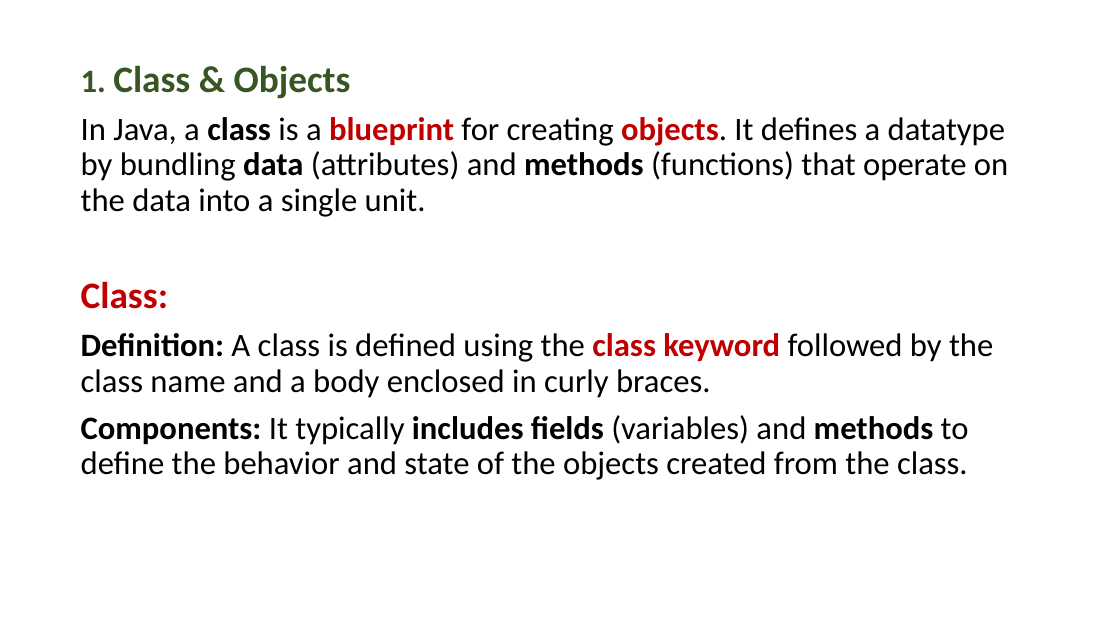
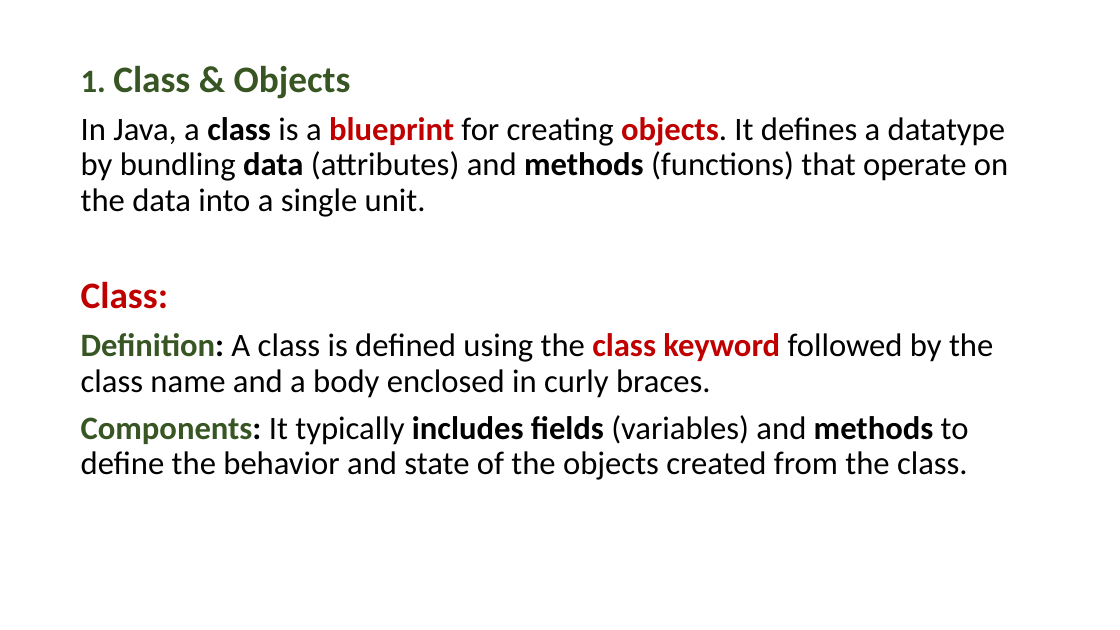
Before and after one commit to PRAMOD-VISHNU-NAIK/MCA-2nd-Sem-Shridevi-College, a slide deck: slide 49 of Theory Class-Notes/Java MCA-2.pptx. Drawn at 1120x630 pixels with LibreOffice and Linux fonts; fonts in the diff are those of the drawing. Boxes give left, top, right and bottom in pixels: in the first picture for what was removed or moved away, otherwise in the second. Text is boxed around its words. In the diff, an @@ line names an element or a change of style, - is before the commit and + after.

```diff
--- a/Theory Class-Notes/Java MCA-2.pptx
+++ b/Theory Class-Notes/Java MCA-2.pptx
@@ text at (81, 333, 993, 480): text colour #000000 to #385723 in "Definition:", "Components:" @@
```
Also in this commit, not shown: 5 other slides changed, 23 slides added, 4 other files.
